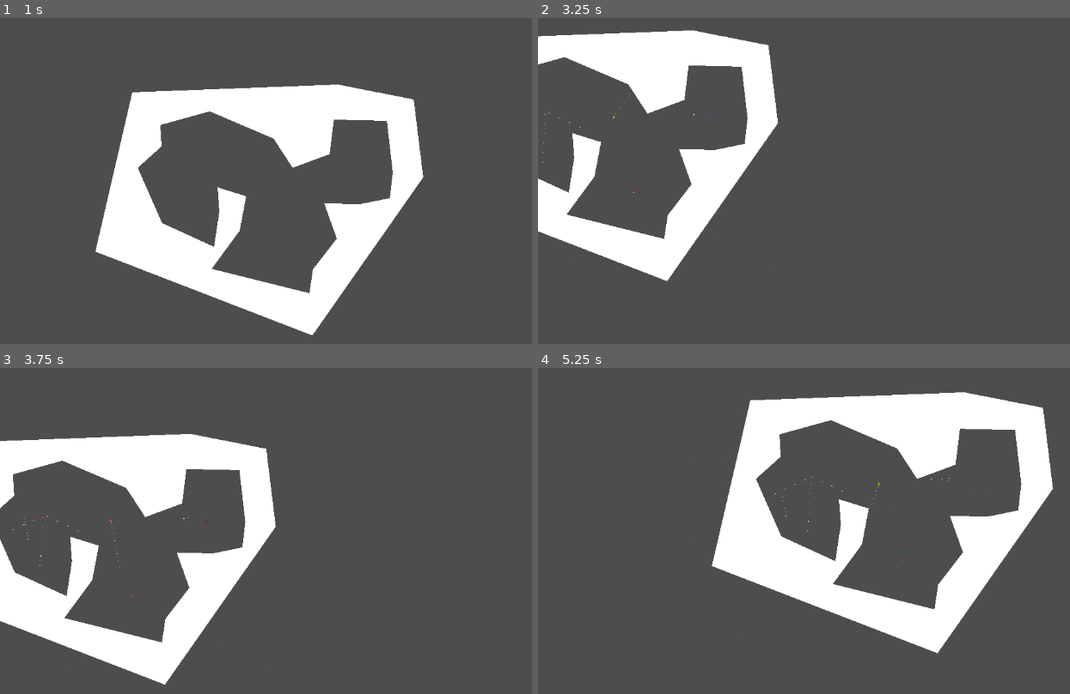
Above: before the commit, frames 1-4 (two rows, left to right).
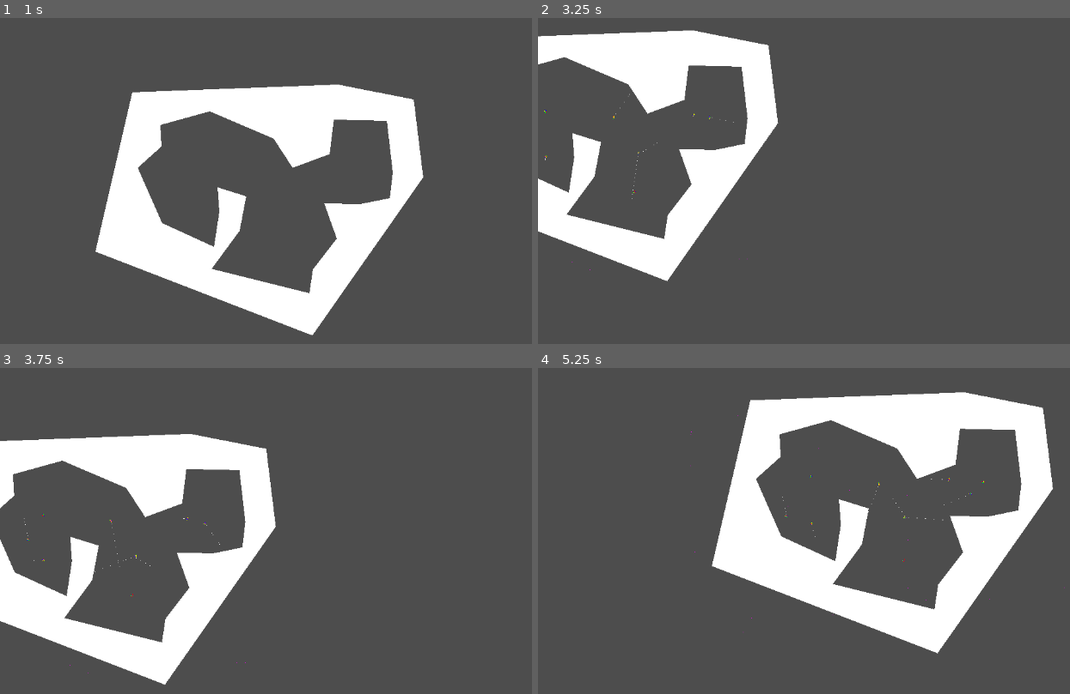
Above: after the commit, the same moments.

Repository: 06gusmog/EVOLUTIONATOR-4000
Game: Godot game, scene res://Misc/world.tscn
Same seed, same stepped clock (60 frames per second), same inputs: the game is played once before the commit and once after it.
Inputs (mouse positions are in pixels of both pictures, inside the frame that each line leads up to):
- Up to frame 1 (1 s): tap Enter at 0.5 s; move the mouse to (494, 190) at 0.52 s; press the mouse at (494, 190) at 0.53 s; hold Right (right) from 0.53 s (still down)
- Up to frame 2 (3.25 s): move the mouse to (772, 246) at 1.27 s; release Right (right) at 1.28 s; release the mouse at (772, 246) at 1.28 s; hold Down (down) 1.28-2.03 s; tap Space (test input) at 1.35 s; click (772, 246) at 1.42 s; move the mouse to (830, 44) at 2.02 s; hold Right (right) 2.03-2.78 s; tap Shift (zoom_in) at 2.1 s; click (830, 44) at 2.17 s; move the mouse to (612, 31) at 2.77 s; hold Up (up) from 2.78 s (still down); tap Ctrl (zoom_out) at 2.85 s; click (612, 31) at 2.92 s
- Up to frame 3 (3.75 s): move the mouse to (170, 511) at 3.52 s; release Up (up) at 3.53 s; press the mouse at (170, 511) at 3.53 s; hold Left (left) from 3.53 s (still down)
- Up to frame 4 (5.25 s): move the mouse to (649, 544) at 4.27 s; release the mouse at (649, 544) at 4.28 s; tap Space (test input) at 4.35 s; click (649, 544) at 4.42 s; move the mouse to (804, 514) at 5.02 s; release Left (left) at 5.03 s; hold Down (down) from 5.03 s (still down); tap Shift (zoom_in) at 5.1 s; click (804, 514) at 5.17 s

Frame 1 is identical in both runs. In frame 2, less than 0.1% of the frame differs, in the area x 0-44%, y 28-78%; in frame 3, less than 0.1%; in frame 4, less than 0.1%, in the area x 28-100%, y 18-77%.

Commit message:
Bugfix and spawn location
Added some spawn location and patched collision bug

Diff:
--- a/Godot/Misc/Creature.gd
+++ b/Godot/Misc/Creature.gd
@@ -82,16 +82,17 @@
 		#print('---Not a creature break---')
 		return
 	#print(body)
-	if body.get_child_count() < body_shape_index+2:
-		print('Ahh fuck')
-		body.die()
+	#if body.get_child_count() < body_shape_index+2:
+	#	print('Ahh fuck')
+	#	body.die()
 	var local_cell = get_child(local_shape_index+1)
 	var body_cell = body.get_child(body_shape_index+1)
 	#print(body_cell)
 	#print(local_cell)
-	if 'Eats' in body_cell.tags and not 'Inedible' in local_cell.tags:
-		#print('-We have been consumed-')
-		kill_cell(get_child(local_shape_index+1).cellID)
+	if is_instance_valid(body_cell) and is_instance_valid(local_cell): # Checks if the cell has already been eaten
+		if 'Eats' in body_cell.tags and not 'Inedible' in local_cell.tags:
+			#print('-We have been consumed-')
+			kill_cell(get_child(local_shape_index+1).cellID)
 	#print('---Collision handling end---')
 
 
--- a/Godot/Misc/SimulationHandler.gd
+++ b/Godot/Misc/SimulationHandler.gd
@@ -97,7 +97,6 @@
 
 func _on_mitosis(creature:):
 	var new_DNA = creature.DNA
-	creature.energy = creature.energy / 2
 	print('MITOSIS')
 
 	#Chance to remove a cell
@@ -138,7 +137,7 @@
 		special_sauce[rng.randi() % len(special_sauce)] = str(rng.randi() % 10)
 
 	create_creature(new_DNA, creature.position + Vector2(0, creature.bounding_sphere_size * 2))
-	creature.energy -= 500
+	creature.energy -= GlobalSettings.energy_lost_on_reproduction
 
 func _on_food_spawn_timer_timeout():
 	for x in range(GlobalSettings.food_spawn_burst_size):
--- a/Godot/Misc/world.tscn
+++ b/Godot/Misc/world.tscn
@@ -52,6 +52,22 @@
 [node name="Area2D" type="Area2D" parent="Spawnpoints/Spawn 4"]
 
 [node name="CollisionShape2D" type="CollisionShape2D" parent="Spawnpoints/Spawn 4/Area2D"]
+shape = SubResource("CircleShape2D_rjn3i")
+
+[node name="Spawn 5" type="Node2D" parent="Spawnpoints"]
+position = Vector2(-120, 0)
+
+[node name="Area2D" type="Area2D" parent="Spawnpoints/Spawn 5"]
+
+[node name="CollisionShape2D" type="CollisionShape2D" parent="Spawnpoints/Spawn 5/Area2D"]
+shape = SubResource("CircleShape2D_rjn3i")
+
+[node name="Spawn 6" type="Node2D" parent="Spawnpoints"]
+position = Vector2(40, 0)
+
+[node name="Area2D" type="Area2D" parent="Spawnpoints/Spawn 6"]
+
+[node name="CollisionShape2D" type="CollisionShape2D" parent="Spawnpoints/Spawn 6/Area2D"]
 shape = SubResource("CircleShape2D_rjn3i")
 
 [node name="Camera2D" type="Camera2D" parent="."]
--- a/Godot/Standards/Cell.gd
+++ b/Godot/Standards/Cell.gd
@@ -5,7 +5,7 @@
 var cellID : String
 var type : String
 var tags : Array # Eats, Uneatable, Output
-var energy_consumption = 1.0
+var energy_consumption = 0.5
 var connections : Array
 var calculated_input : float
 var output : float
--- a/Godot/Standards/global_settings.gd
+++ b/Godot/Standards/global_settings.gd
@@ -5,6 +5,7 @@
 
 # Energy
 var energy_required_to_reproduce = 1100.0
+var energy_lost_on_reproduction = 400.0
 var energy_dropped_on_cell_death = 100.0 #This should probably be a percentage of the stored energy
 var cell_weight = 1.0
 var spawn_energy_multiplier = 0.5
